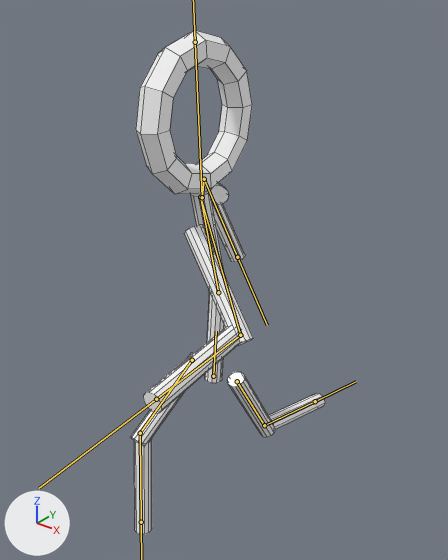
Before and after pictures for a commit that changed the FBX model Assets/Models/player.fbx.
Before and after are seen from a 50 mm camera at (6.43, -7.76, 10.08) aimed at (0.07, 0.19, 5.16). Every picture has the same lights, and +X, +Y and +Z are marked at lower left. Both versions are drawn at frame 114 of the action 'Armature|ArmatureAction.001'; the numbers are the values there. The bones that bend it are drawn over the model as lines. Mesh edges are drawn as thin lines.

Objects in the first picture: 'player'.
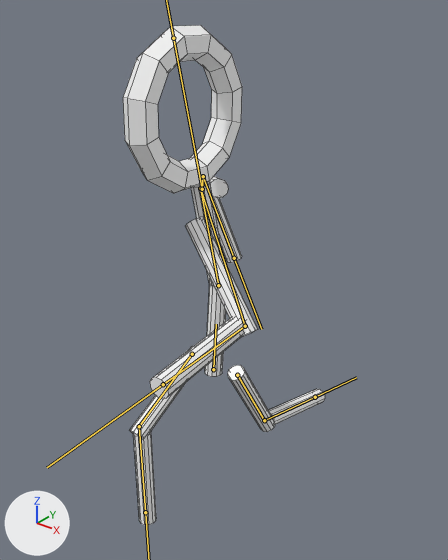
The change in detail:
Bone 'lowerbody' (bone_lowerbody) moves from (0.0, -0.39, 0.02) to (0.0, -0.3, 0.02).
Bone 'upperarm L' (bone_upperarm_l) turns from (52, -54, -90) to (45, -55, -84) degrees about its own x, y and z.
Bone 'lower arm L' (bone_lower_arm_l) turns from (41, 44, -42) to (48, 43, -40) degrees about its own x, y and z.
Bone 'upperarm R' (bone_upperarm_r) turns from (-62, -39, 69) to (-58, -38, 67) degrees about its own x, y and z.
Bone 'head' (bone_head) turns from (-10, 0, 0) to (1, 0, 0) degrees about its own x, y and z.
Bone 'lowerleg R' (bone_lowerleg_r) turns from (10, 8, 51) to (10, 8, 56) degrees about its own x, y and z.

Boxes [x1, y1, x2, y2] around the edits, measured in the pictures (448 x 560 px):
'player', posed
    before: [131, 30, 325, 534]
    after: [123, 25, 325, 525]
bone 'lowerbody', root to tip
    before: (213, 376) to (216, 331)
    after: (213, 369) to (216, 324)
bone 'upperarm L', root to tip
    before: (200, 197) to (240, 335)
    after: (200, 188) to (245, 326)
bone 'lower arm L', root to tip
    before: (240, 335) to (156, 399)
    after: (245, 326) to (163, 384)
bone 'upperarm R', root to tip
    before: (202, 197) to (204, 179)
    after: (202, 189) to (203, 176)
bone 'head', root to tip
    before: (202, 197) to (195, 42)
    after: (202, 189) to (173, 38)
bone 'lowerleg R', root to tip
    before: (140, 433) to (141, 522)
    after: (139, 426) to (145, 512)
